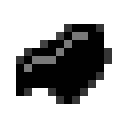
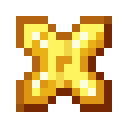
Two versions of the same layered image (128 x 128). Layer-by-layer changes:
added layer "glod_crystal" in group "item" over <box>16,16,112,112</box>
hid "dead_ore_chunk" over <box>16,16,112,112</box>
